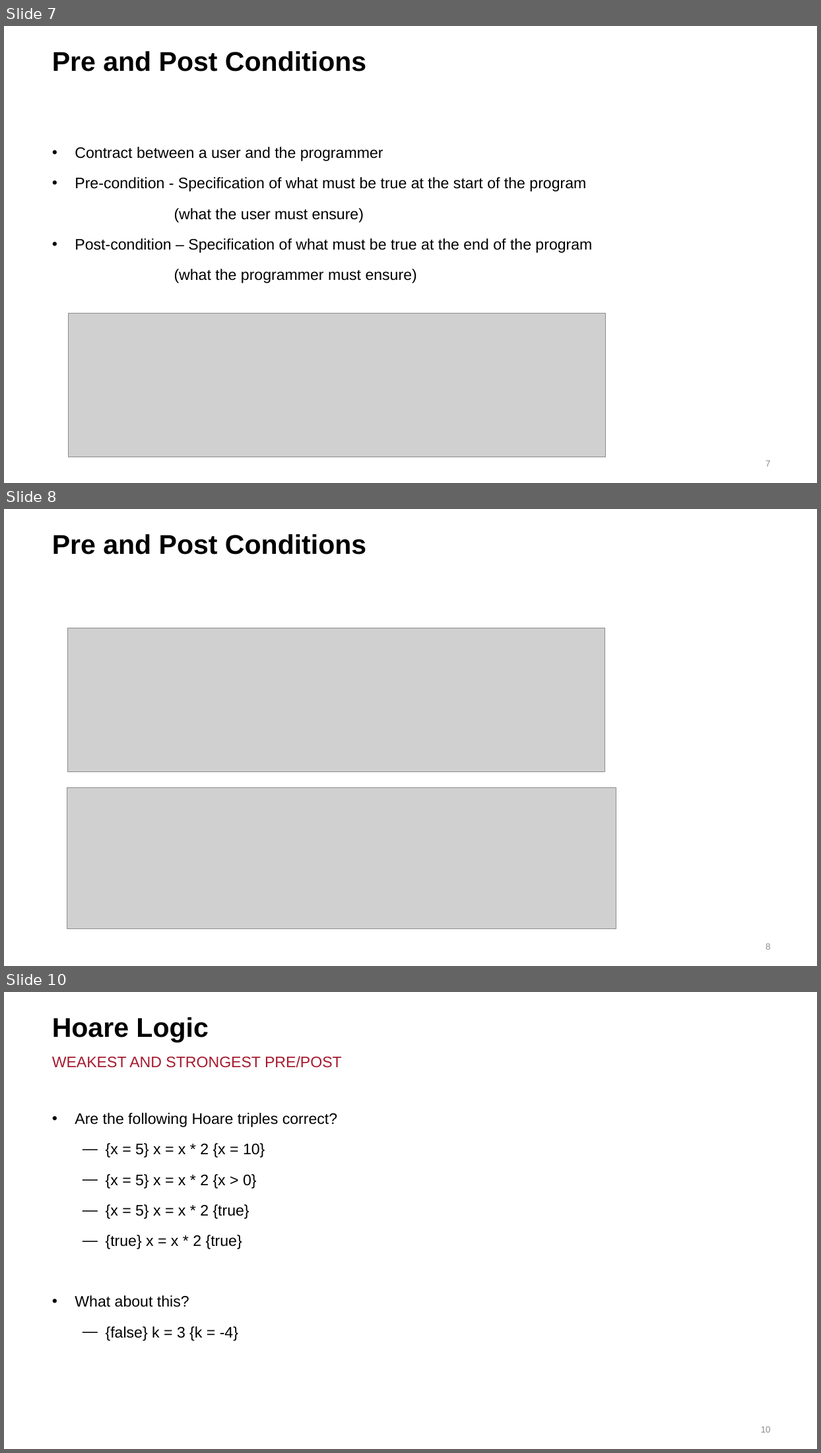
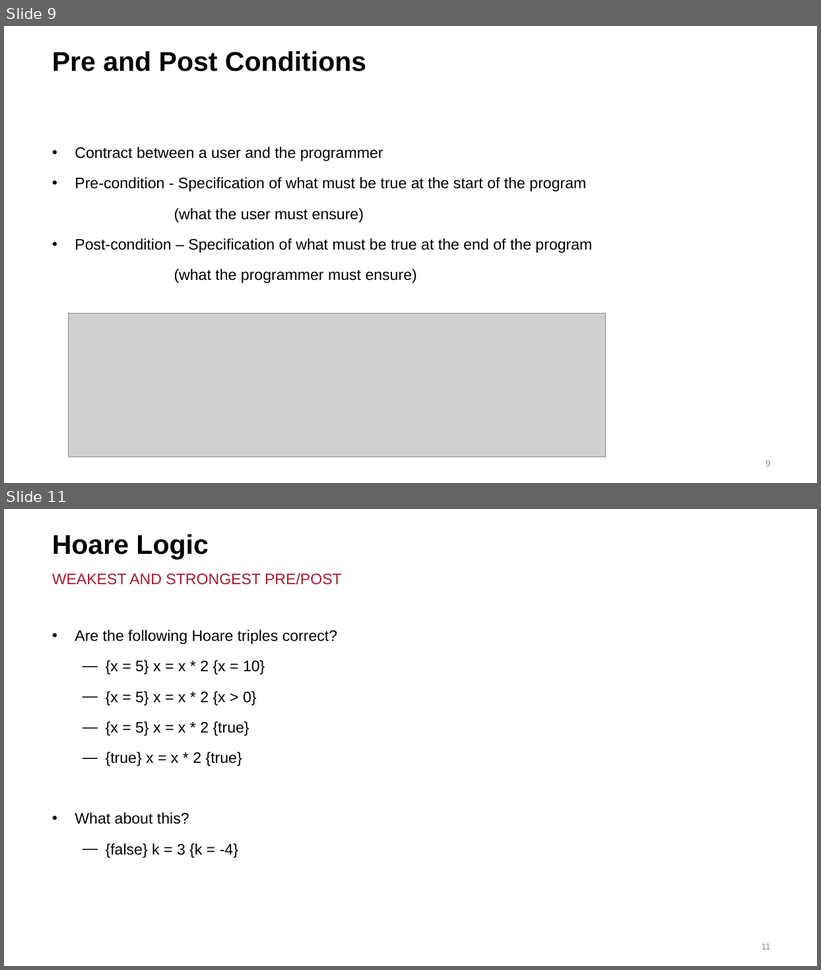
Before and after one commit to MicAu/Workshop, a slide deck: presentation.pptx. Shown one above the other, each under a label of ours: slides 7, 8 and 10 before the commit, slides 9 and 11 after it; the slides between them are not shown. The pictures are 821x1453 and 821x970 pixels, drawn with LibreOffice and Linux fonts; fonts in the diff are those of the drawing; grey boxes stand for pictures; background and template pictures are left out. Boxes give left, top, right and bottom in pixels: in the first picture for what was removed or moved away, otherwise in the second. Text is boxed around its words. In the diff, an @@ line names an element or a change of style, - is before the commit and + after.

```diff
--- a/presentation.pptx
+++ b/presentation.pptx
@@ slide 8 removed at (x1=4, y1=509, x2=817, y2=966), background #FFFFFF @@
@@ title removed at (x1=52, y1=534, x2=366, y2=555) @@
-Pre and Post Conditions
@@ picture removed at (x1=67, y1=628, x2=605, y2=772) @@
@@ picture removed at (x1=67, y1=788, x2=616, y2=930) @@
@@ page number removed at (x1=766, y1=944, x2=770, y2=950) @@
-8
@@ what was slide 7 is now slide 9 @@
@@ page number at (x1=766, y1=461, x2=770, y2=467): text changed @@
-7
+9
@@ what was slide 10 is now slide 11 @@
@@ page number at (x1=762, y1=944, x2=771, y2=950): text changed @@
-10
+11
```
Also in this commit, not shown: 4 slides changed, 2 slides added, 15 other files.
